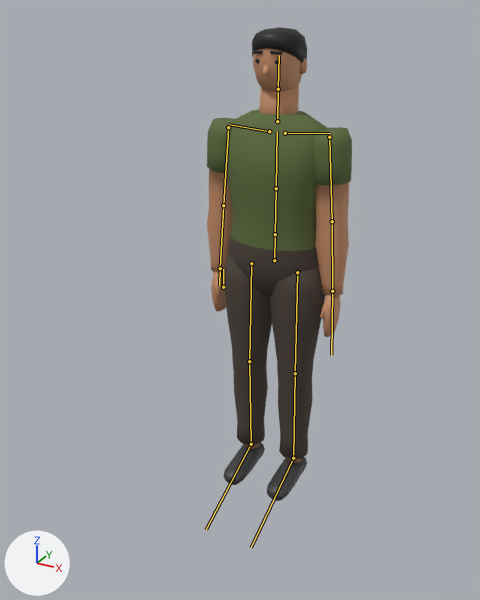
Renders of the glTF model public/models/characters/pedestrian_heavy.glb from each side of a commit.
Before and after are seen from a 50 mm lens placed at (1.0, -2.084, 1.803), pointed at (-0.016, -0.235, 0.878). The axes (+X, +Y, +Z) are drawn at lower left. The lights are the same throughout. The picture after the commit comes second. The bones that bend it are drawn over the model as lines.

The first picture shows 'body', 'hair', 'head'.
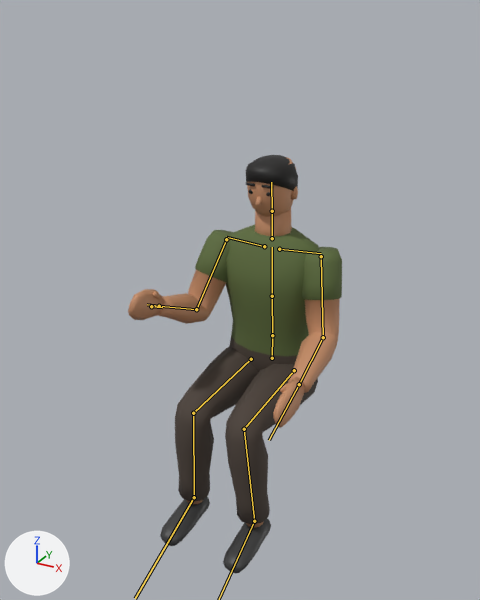
The newer file adds an action. The first version stands in its rest pose; the second is drawn at frame 40 of the action 'sit_idle'.

The change in detail:
Bone 'Hips' (bone_hips) moves from (0.0, 0.0, 0.0) to (0.0, -0.408, 0.0).
Bone 'LeftUpperLeg' (bone_leftupperleg) turns from (0, 0, 0) to (-88, -1, -4) degrees about its own x, y and z.
Bone 'LeftLowerLeg' (bone_leftlowerleg) turns from (0, 0, 0) to (90, 0, 0) degrees about its own x, y and z.
Bone 'LeftFoot' (bone_leftfoot) turns from (0, 0, 0) to (-2, 0, 0) degrees about its own x, y and z.
Bone 'RightUpperLeg' (bone_rightupperleg) turns from (0, 0, 0) to (-88, 1, 4) degrees about its own x, y and z.
Bone 'RightLowerLeg' (bone_rightlowerleg) turns from (0, 0, 0) to (90, 0, 0) degrees about its own x, y and z.
Bone 'RightFoot' (bone_rightfoot) turns from (0, 0, 0) to (-2, 0, 0) degrees about its own x, y and z.
Bone 'Spine' (bone_spine) turns from (0, 0, 0) to (4, 0, 0) degrees about its own x, y and z.
Bone 'Chest' (bone_chest) turns from (0, 0, 0) to (-1, 0, 0) degrees about its own x, y and z.
Bone 'LeftUpperArm' (bone_leftupperarm) turns from (0, 0, 0) to (-17, -2, -7) degrees about its own x, y and z.
Bone 'LeftLowerArm' (bone_leftlowerarm) turns from (0, 0, 0) to (-62, -5, -1) degrees about its own x, y and z.
Bone 'Head' (bone_head) turns from (0, 0, 0) to (1, -2, 0) degrees about its own x, y and z.
Bone 'RightUpperArm' (bone_rightupperarm) turns from (0, 0, 0) to (-31, 3, 9) degrees about its own x, y and z.
Bone 'RightLowerArm' (bone_rightlowerarm) turns from (0, 0, 0) to (-86, 7, 0) degrees about its own x, y and z.

What differs and where, as boxes [x1, y1, x2, y2] in the pictures (480 x 600 px):
'body', posed (47% wider, 12% shorter): before [207, 86, 352, 501]; after [128, 208, 342, 573]
'head', posed: before [252, 32, 307, 92]; after [246, 157, 298, 216]
'hair', posed: before [252, 27, 307, 63]; after [246, 155, 298, 191]
bone 'Hips', root to tip: before (274, 260) to (275, 234); after (272, 358) to (272, 335)
bone 'LeftUpperLeg', root to tip: before (297, 272) to (295, 373); after (294, 370) to (244, 429)
bone 'LeftLowerLeg', root to tip: before (295, 373) to (293, 458); after (244, 429) to (254, 521)
bone 'RightUpperLeg', root to tip: before (251, 263) to (249, 361); after (251, 359) to (193, 413)
bone 'RightLowerLeg', root to tip: before (249, 361) to (251, 444); after (193, 413) to (194, 497)
bone 'RightFoot', root to tip: before (251, 444) to (206, 529); after (194, 497) to (135, 598)
bone 'Spine', root to tip: before (275, 234) to (276, 188); after (272, 335) to (272, 296)
bone 'Chest', root to tip: before (276, 188) to (277, 131); after (272, 296) to (272, 247)
bone 'LeftUpperArm', root to tip: before (329, 137) to (332, 221); after (321, 256) to (323, 337)
bone 'LeftLowerArm', root to tip: before (332, 221) to (332, 291); after (323, 337) to (299, 384)
bone 'Head', root to tip: before (278, 89) to (279, 55); after (272, 211) to (271, 182)
bone 'RightUpperArm', root to tip: before (228, 127) to (223, 205); after (226, 239) to (196, 309)
bone 'RightLowerArm', root to tip: before (223, 205) to (220, 268); after (196, 309) to (159, 306)
